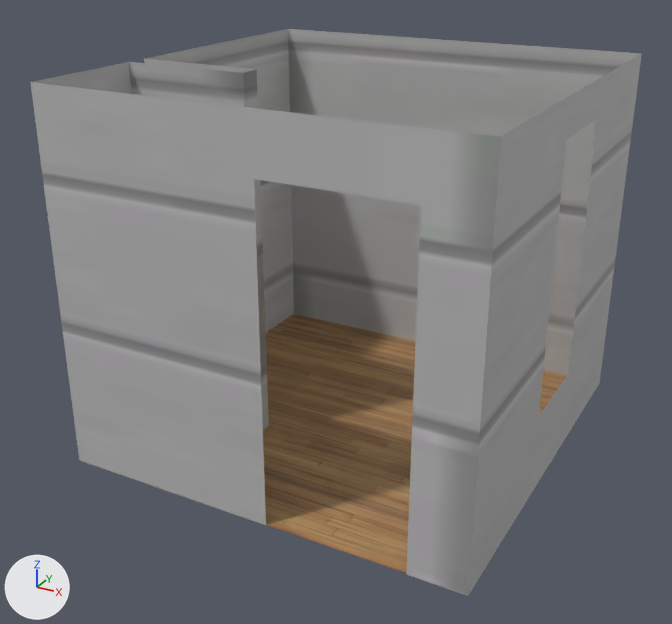
Renders of the FBX model Ramen_EscapaDeLaJaula_/Assets/Modelos 3D/Arquitectura/baño/baño_acabado.fbx from each side of a commit.
Camera for both pictures: a 50 mm lens placed at (4.84, -9.42, 6.16), pointed at (-0.13, -0.38, 1.64). Every picture has the same lights, and +X, +Y and +Z are marked at lower left. Where no turn or scale is listed for an object, it has been applied to the vertices.

The scene before the commit, as lines of its bpy script (objects in view):
```python
me_paredes = bpy.data.meshes.new('Paredes')
me_paredes.from_pydata(...)  # 34 vertices, 14 faces; spans x -2.5..2.5, y -2.5..2.5, z -2.25..2.25
# faces by material slot: [13, 1]
me_paredes.materials.append(mat_paredes)
me_paredes.materials.append(mat_suelo)  # picture img_difusa_png_001
ob_baño = bpy.data.objects.new('Baño', me_paredes)
ob_baño.location = (0.0, 0.0, 2.25)
```
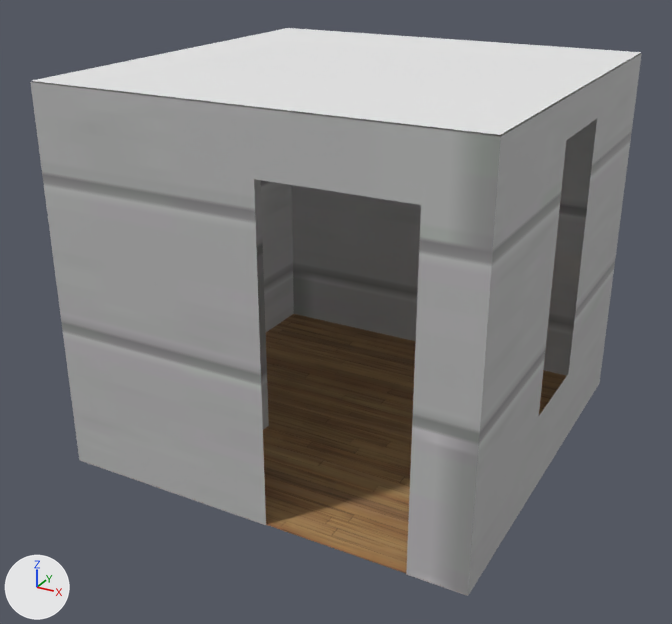
Where the change shows, as pixel boxes (x1, y1, x2, y2) in the pictures (672 x 624 px):
'techo', added
    after: (32, 28, 641, 135)

The change, as a list of edits to the scene's bpy script:
```text
Add mat_techo_001:
    mat_techo_001 = principled_material('Techo.001')
    mat_techo_001.base_color = (0.8, 0.8, 0.8)  # white #e7e7e7
    mat_techo_001.roughness = 1.0
Add me_paredes_001:
    me_paredes_001.from_pydata([(-2.5, -2.5, -2.24), (2.5, -2.5, -2.24), (-2.5, 2.49, -2.24), (2.5, 2.49, -2.24)], [], [(0, 1, 3, 2)])
    me_paredes_001.materials.append(mat_techo_001)  # white #e7e7e7
Add ob_techo:
    ob_techo = bpy.data.objects.new('techo', me_paredes_001)
    ob_techo.location = (0.0, 0.0, 6.75)
```
